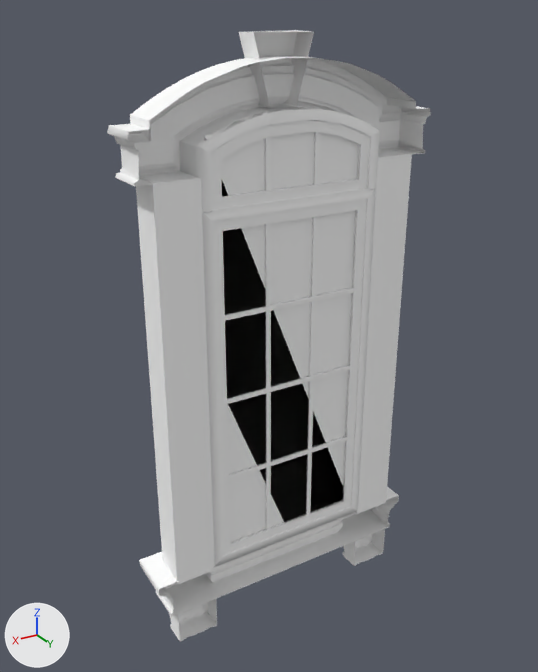
A saved change to the FBX model Assets/_Models/Environnement/MSH_FENETRE_2.fbx.
Both versions are drawn from a 50 mm lens placed at (1.7, 2.63, 2.85), pointed at (0.03, -0.17, 1.45). Every picture has the same lights, and +X, +Y and +Z are marked at lower left. Where no turn or scale is listed for an object, it has been applied to the vertices. Vertices at the same position are counted once.

Names of what the first picture shows: 'window'.
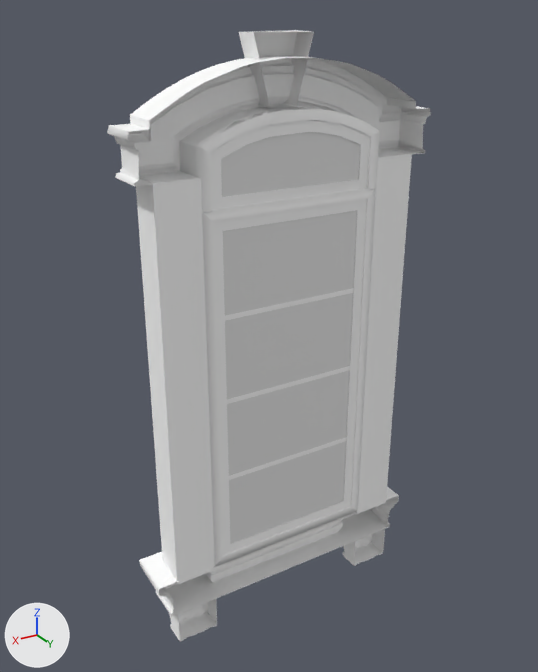
The newer file is also turned or shifted as a whole; pictures and numbers use the older file's frame.

Boxes (x1, y1, x2, y2) around the edits, measured in the pictures (538 x 672 px):
'Plane001', added: after (221, 132, 360, 563)
part 1 of me_mesh, deleted: before (205, 121, 370, 542)

The change in detail:
me_mesh has 1023 vertices, 1815 faces and spans x -0.73..0.73, y -0.25..0.0, z 0.0..2.79.
me_mesh is used by ob_window; location (0.0, 0.0, 0.0).
me_mesh part 1: the loose piece of 4 vertices spanning x -0.4..0.4, y -0.03, z 0.41..2.43 is deleted.
Mesh me_mesh_001 is new.
It has 50 vertices, 96 faces and spans x -0.36..0.36, y 0.0..0.02, z -1.03..1.03.
Object 'Plane001' (ob_plane001) is new; it shows me_mesh_001.
Its location is (0.002, -0.033, 1.388).
